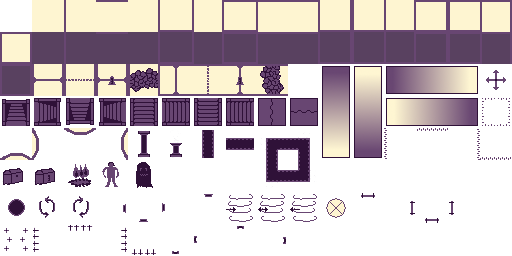
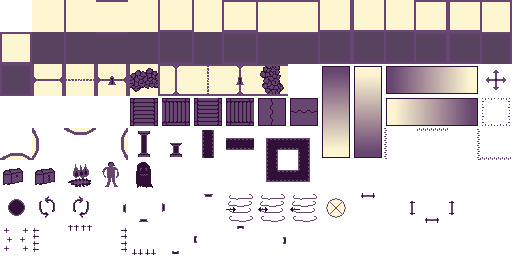
Layered file, before and after one edit (512x256). Changes by layer:
hid "East_Facing_Stairs_Down" over bbox(99, 98, 126, 126)
hid "North_Facing_Stairs_Down" over bbox(66, 98, 94, 125)
hid "West_Facing_Stairs_Down" over bbox(34, 98, 61, 126)
hid "South_Facing_Stairs_Down" over bbox(2, 99, 30, 126)
